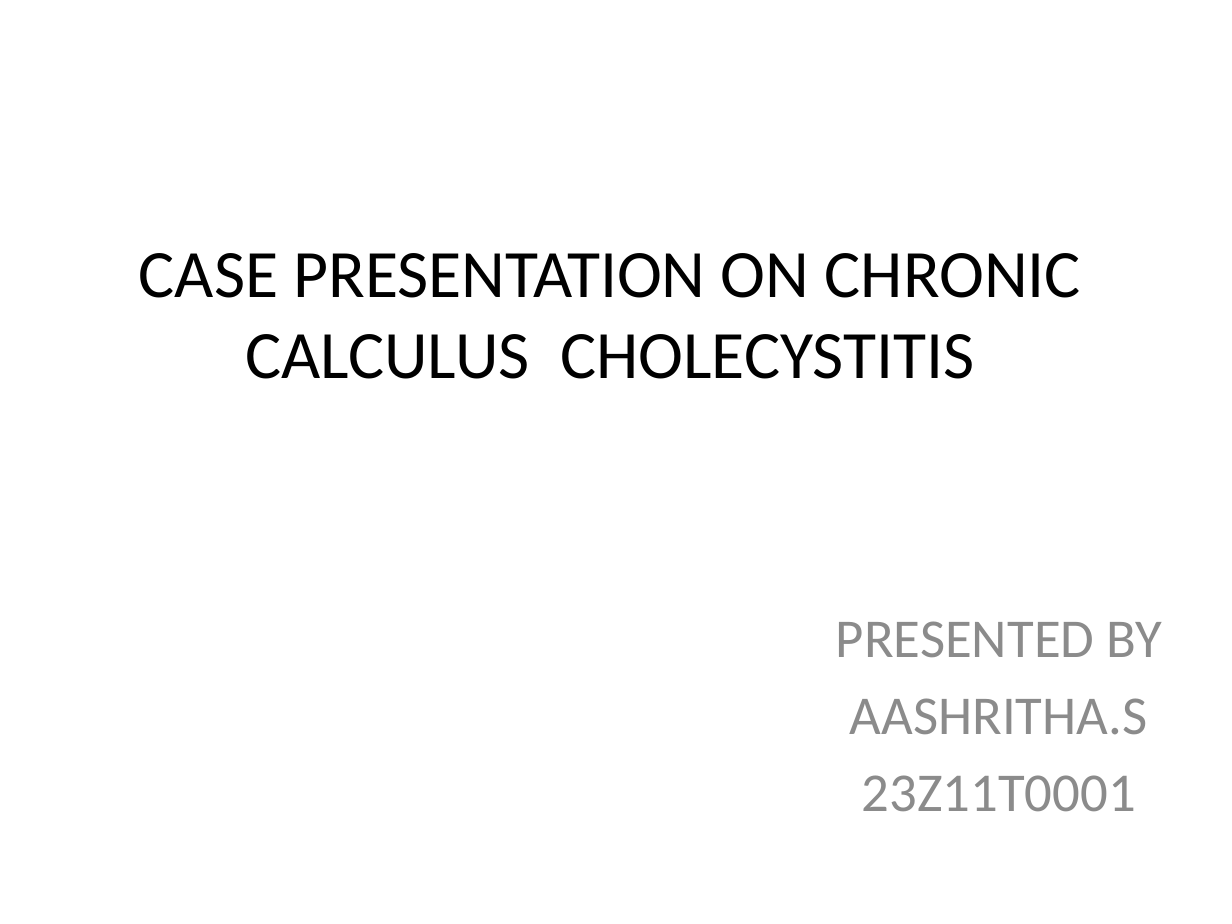
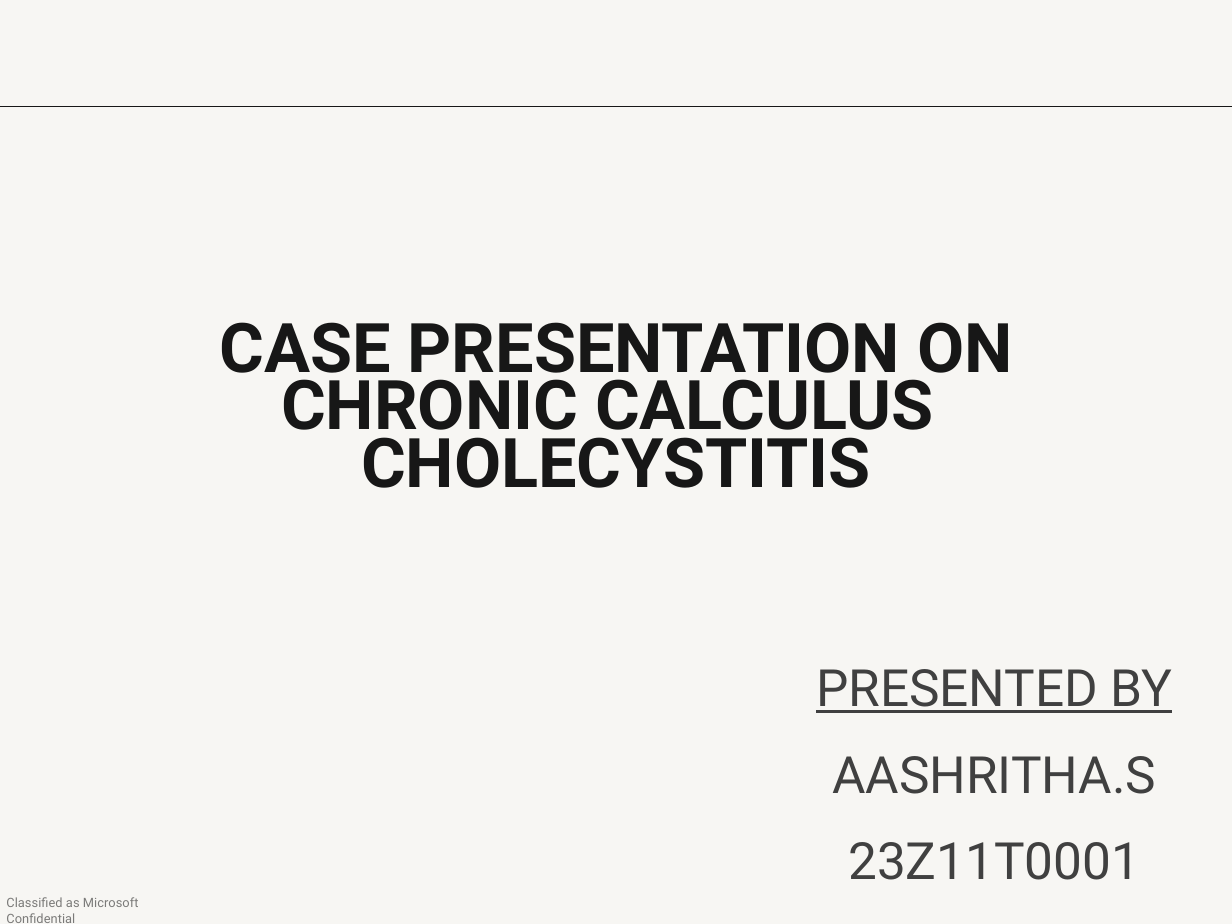
Before and after one commit to VarunSaiSanne/personal, a slide deck: slide 1 of demo.pptx. Drawn at 1232x924 pixels with LibreOffice and Linux fonts; fonts in the diff are those of the drawing. Boxes give left, top, right and bottom in pixels: in the first picture for what was removed or moved away, otherwise in the second. Text is boxed around its words. In the diff, an @@ line names an element or a change of style, - is before the commit and + after.

```diff
--- a/demo.pptx
+++ b/demo.pptx
@@ background #FFFFFF to #F7F6F3 @@
@@ line added from (0, 106) to (1232, 106), #171717 0.75 pt @@
@@ title "CASE PRESENTATION ON CHRONIC CALCULUS ...": place and size @@
-title "CASE PRESENTATION ON CHRONIC CALCULUS ..." at [139,253,1081,379]
+title "CASE PRESENTATION ON CHRONIC CALCULUS ..." at [219,322,1013,488]
@@ title "CASE PRESENTATION ON CHRONIC CALCULUS ..." at [219,322,1013,488]: size 39.6 to 40 pt, font Calibri to Roboto, text colour #000000 to #171717, bold on; line spacing 1 to 0.7; vertical alignment middle to bottom @@
@@ subtitle "PRESENTED BY": place and size @@
-subtitle "PRESENTED BY" at [836,621,1162,812]
+subtitle "PRESENTED BY" at [816,669,1172,880]
@@ subtitle "PRESENTED BY" at [816,669,1172,880]: size 32 to 30 pt, font Calibri to Roboto, text colour #8C8C8C to #404040; underline on in "PRESENTED BY"; line spacing 1 to 1.2; more space between paragraphs @@
@@ text added at [6,897,139,923], 7.5 pt, text #000000 at 50% opacity @@
+Classified as Microsoft Confidential
```
Also in this commit, not shown: 16 other slides changed, 15 slides added.
